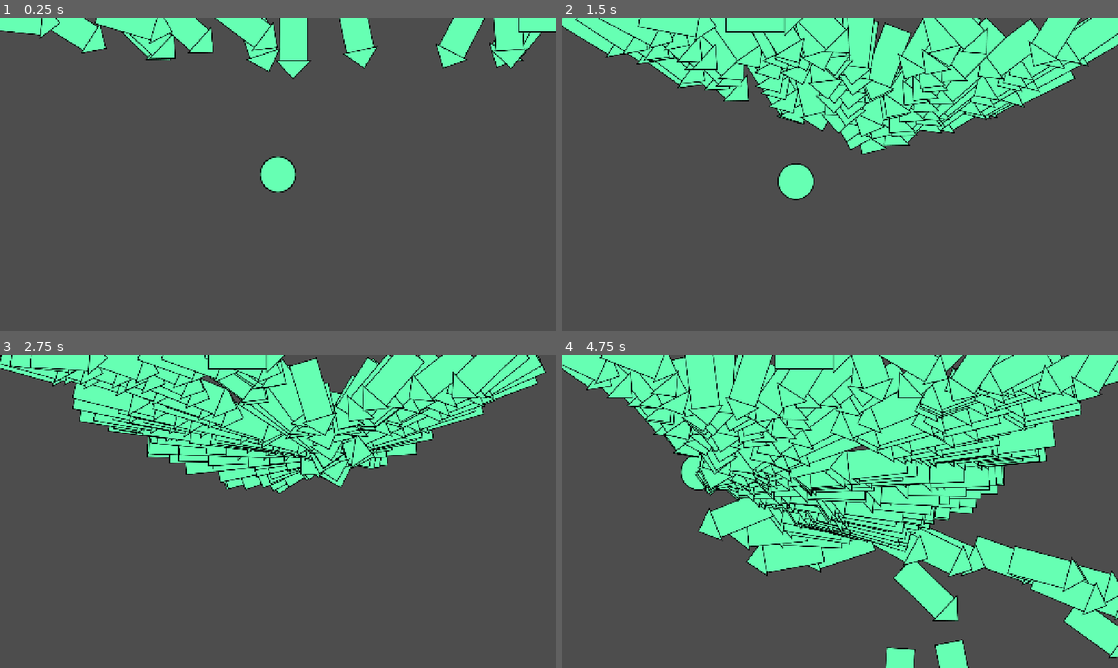
Above: before the commit, frames 1-4 (two rows, left to right).
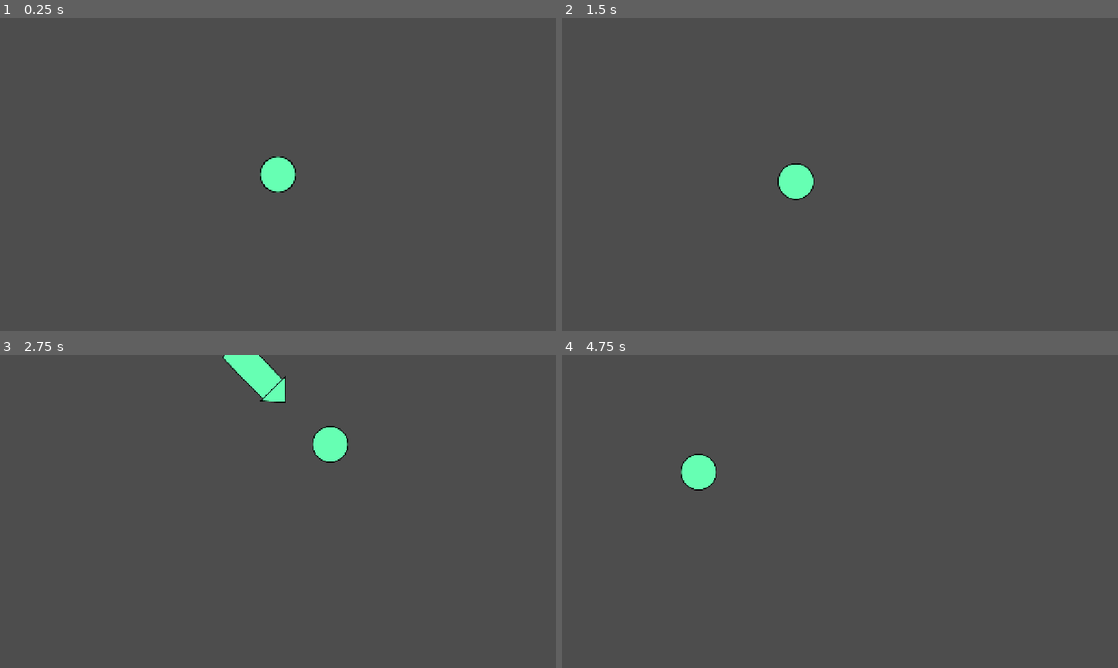
Above: after the commit, the same moments.

Repository: onebobtwobobredbobbluebob/dot-dodge-game
Game: Godot game, scene res://world/world.tscn
Same seed, same stepped clock (60 frames per second), same inputs: the game is played once before the commit and once after it.
Inputs (mouse positions are in pixels of both pictures, inside the frame that each line leads up to):
- Up to frame 1 (0.25 s): no input
- Up to frame 2 (1.5 s): tap Enter at 0.5 s; move the mouse to (962, 158) at 0.52 s; hold Right 0.53-1.28 s; tap Alt at 0.6 s; click (962, 158) at 0.67 s; move the mouse to (728, 190) at 1.27 s; hold Down from 1.28 s (still down); tap Shift at 1.35 s
- Up to frame 3 (2.75 s): move the mouse to (333, 442) at 2.02 s; release Down at 2.03 s; hold Right from 2.03 s (still down); tap Alt at 2.1 s
- Up to frame 4 (4.75 s): move the mouse to (812, 574) at 2.77 s; release Right at 2.78 s; hold Up 2.78-3.53 s; tap Shift at 2.85, 4.35 s; click (812, 574) at 2.92 s; move the mouse to (1006, 558) at 3.52 s; hold Left from 3.53 s (still down); tap Alt at 3.6 s; move the mouse to (673, 464) at 4.27 s

The runs differ from the first frame. In frame 1, 7.8% of the frame differs, in the area x 0-100%, y 0-20%; in frame 2, 25%; in frame 3, 24%; in frame 4, 49%, in the area x 0-100%, y 0-100%.

Commit message:
made them spawn with varied times + disappear when touching player

Diff:
--- a/enemies/rocket.gd
+++ b/enemies/rocket.gd
@@ -1,4 +1,4 @@
-extends CharacterBody2D
+extends Area2D
 
 class_name Rocket
 
@@ -7,7 +7,12 @@
 var mode: float = 0
 var angular_vel: float = 0
 var old_rotation: float = 0
+var vel: Vector2 = Vector2(0, 0)
 
+func _ready() -> void:
+	position = Vector2(randf_range(-GameState.CENTER.x, GameState.CENTER.x), -GameState.CENTER.y - 80)
+	var target_rotation = position.direction_to(GameState.player.position).normalized().angle()
+	rotation = target_rotation
 
 func _physics_process(delta: float) -> void:
 	mode += 1
@@ -15,18 +20,21 @@
 		var target_rotation = position.direction_to(GameState.player.position).normalized().angle()
 		rotation = lerp_angle(rotation, target_rotation, 0.2)
 		angular_vel = rotation - old_rotation
-		velocity = transform.x * speed
+		vel = transform.x * speed
 		old_rotation = rotation
 	else:
-		velocity = transform.x * speed * acceleration
+		vel = transform.x * speed * acceleration
 		acceleration *= 1.02
 		rotation += angular_vel
 		angular_vel *= 0
-	position += velocity
-	if abs(position.x) > (GameState.CENTER.x + 50):
+	position += vel
+	if abs(position.x) > (GameState.CENTER.x + 100):
 		#print("dedx")
 		queue_free()
-	if abs(position.y) > (GameState.CENTER.y + 50):
+	if abs(position.y) > (GameState.CENTER.y + 100):
 		#print("dedy")
 		queue_free()
 	#print(position.y - -GameState.CENTER.y)
+	if get_overlapping_bodies().has(GameState.player):
+		print("nji4hufbwejh4e")
+		queue_free()
--- a/enemies/rocket.tscn
+++ b/enemies/rocket.tscn
@@ -3,11 +3,11 @@
 [ext_resource type="Script" uid="uid://fxq05kkohn0k" path="res://enemies/rocket.gd" id="1_1vlv1"]
 [ext_resource type="Texture2D" uid="uid://bech0kr5hwn01" path="res://assets/costume3.svg" id="1_41qqi"]
 
-[sub_resource type="CapsuleShape2D" id="CapsuleShape2D_d5n2w"]
-radius = 25.0
-height = 144.0
+[sub_resource type="CapsuleShape2D" id="CapsuleShape2D_20you"]
+radius = 20.0
+height = 142.0
 
-[node name="Rocket" type="CharacterBody2D" unique_id=98249588]
+[node name="Rocket" type="Area2D" unique_id=866823053]
 script = ExtResource("1_1vlv1")
 
 [node name="Sprite2D" type="Sprite2D" parent="." unique_id=1788852838]
@@ -16,7 +16,7 @@
 scale = Vector2(0.51392907, 0.54745126)
 texture = ExtResource("1_41qqi")
 
-[node name="CollisionShape2D" type="CollisionShape2D" parent="." unique_id=1689828646]
-position = Vector2(12, 0)
+[node name="CollisionShape2D" type="CollisionShape2D" parent="." unique_id=1021559217]
+position = Vector2(14, 0)
 rotation = 1.5707964
-shape = SubResource("CapsuleShape2D_d5n2w")
+shape = SubResource("CapsuleShape2D_20you")
--- a/world/world.gd
+++ b/world/world.gd
@@ -1,8 +1,13 @@
 extends Node2D
 
 const ROCKET = preload("uid://bjiycc2ry3noy")
+var timer: float = 0
+var goal: float = 2
 
 func _process(delta: float) -> void:
-	var rocket = ROCKET.instantiate()
-	rocket.global_position = Vector2(randf_range(-GameState.CENTER.x, GameState.CENTER.x), -GameState.CENTER.y)
-	add_child(rocket)
+	if(timer > goal):
+		var rocket = ROCKET.instantiate()
+		add_child(rocket)
+		goal = randf_range(2, 5)
+		timer = 0
+	timer += delta
